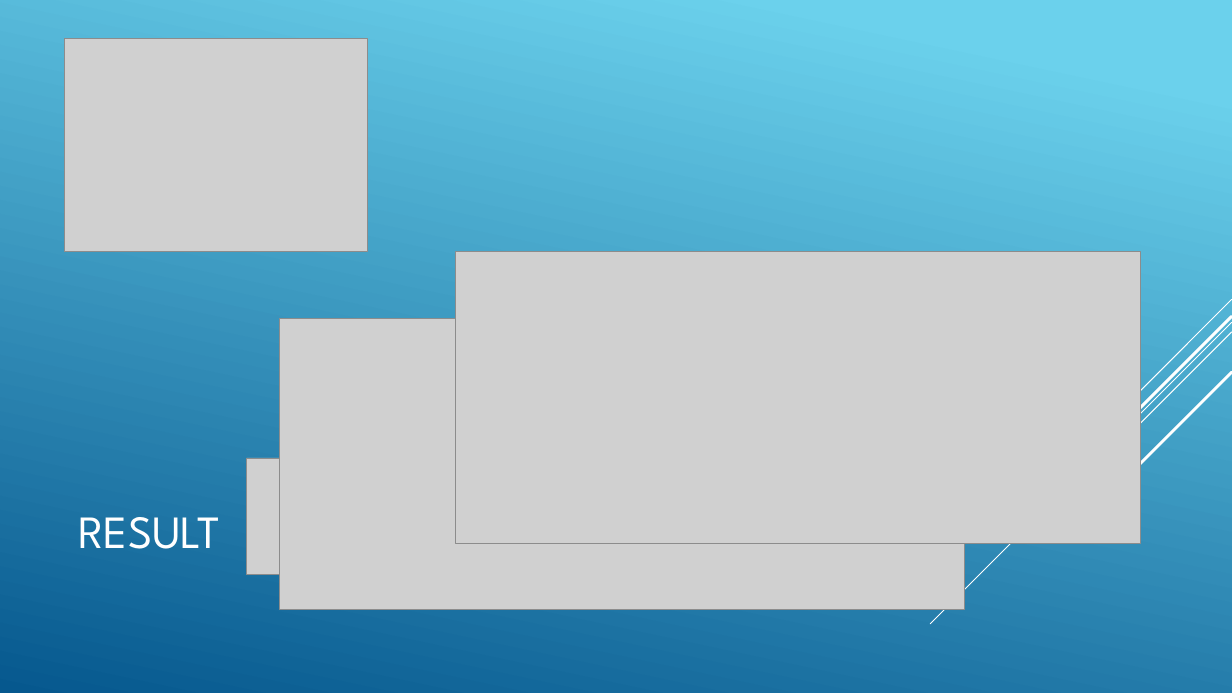
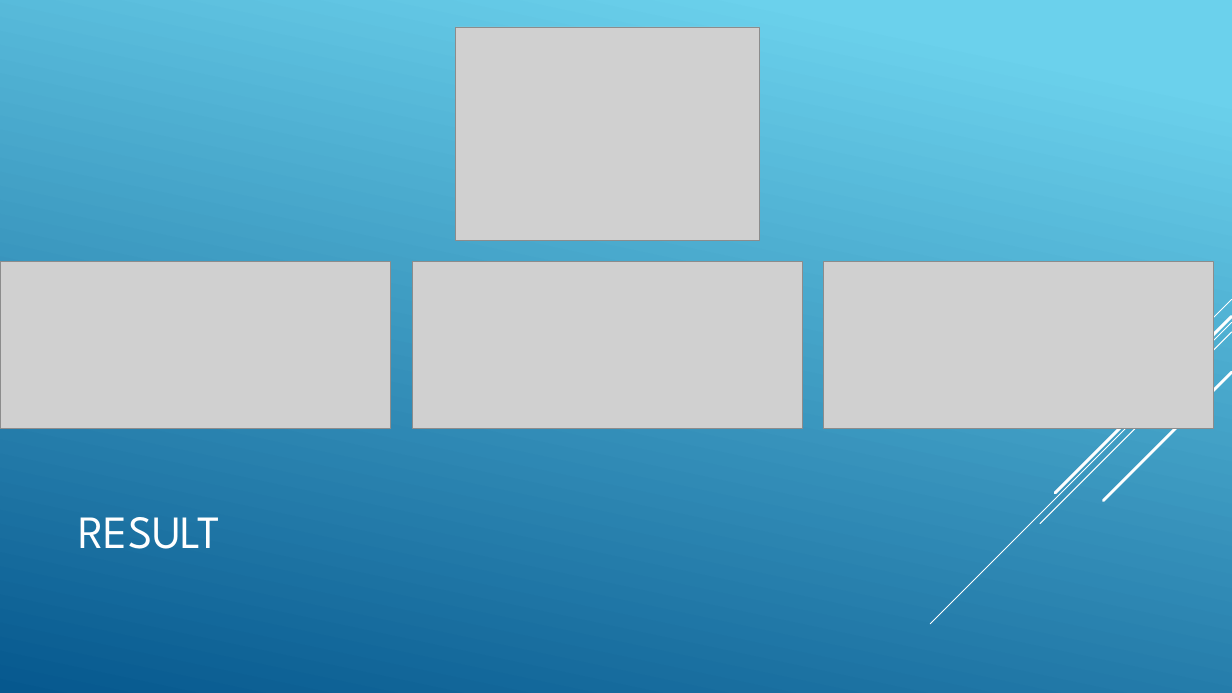
Before and after one commit to jnguyen1192/SIA, a slide deck: slide 18 of SAI_presentation.pptx. Drawn at 1232x693 pixels with LibreOffice and Linux fonts; fonts in the diff are those of the drawing; grey boxes stand for pictures. Boxes give left, top, right and bottom in pixels: in the first picture for what was removed or moved away, otherwise in the second. Text is boxed around its words. In the diff, an @@ line names an element or a change of style, - is before the commit and + after.

Commit message:
#12 Web interface schemas correctly placed on slides on presentation

```diff
--- a/SAI_presentation.pptx
+++ b/SAI_presentation.pptx
@@ picture moved from (x1=65, y1=39, x2=368, y2=252) to (x1=456, y1=27, x2=759, y2=240) @@
@@ picture resized from (x1=247, y1=458, x2=520, y2=575) to (x1=0, y1=262, x2=391, y2=428) @@
@@ picture resized from (x1=280, y1=319, x2=965, y2=610) to (x1=412, y1=262, x2=803, y2=428) @@
@@ picture resized from (x1=456, y1=252, x2=1141, y2=543) to (x1=823, y1=262, x2=1214, y2=428) @@
```
